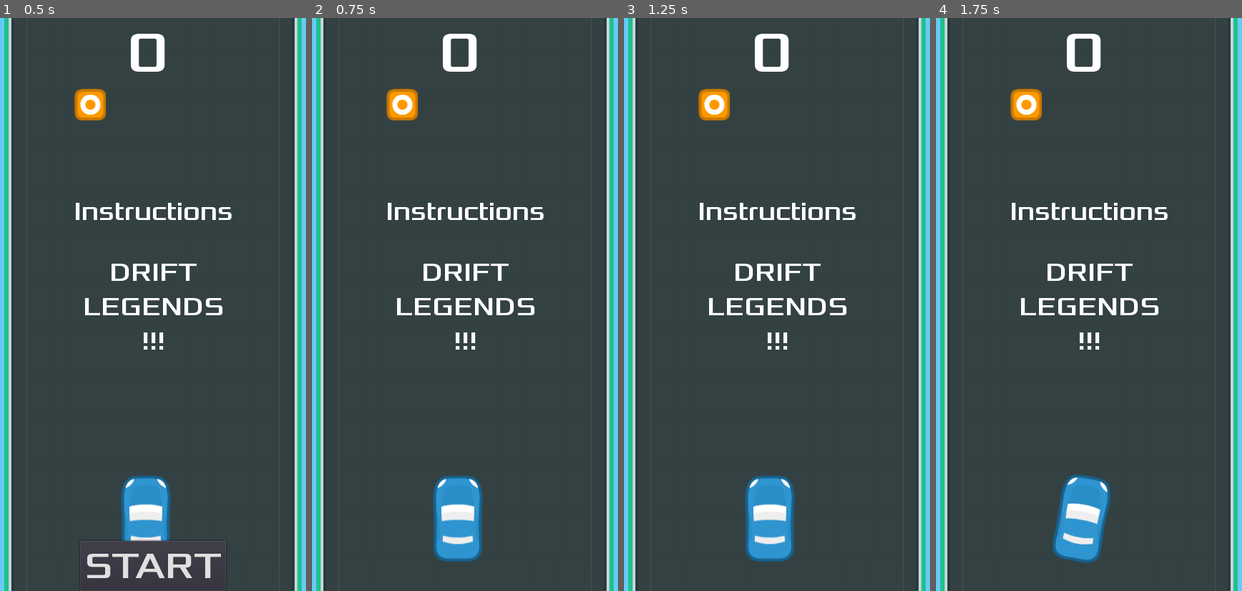
Above: before the commit, frames 1-4 (left to right).
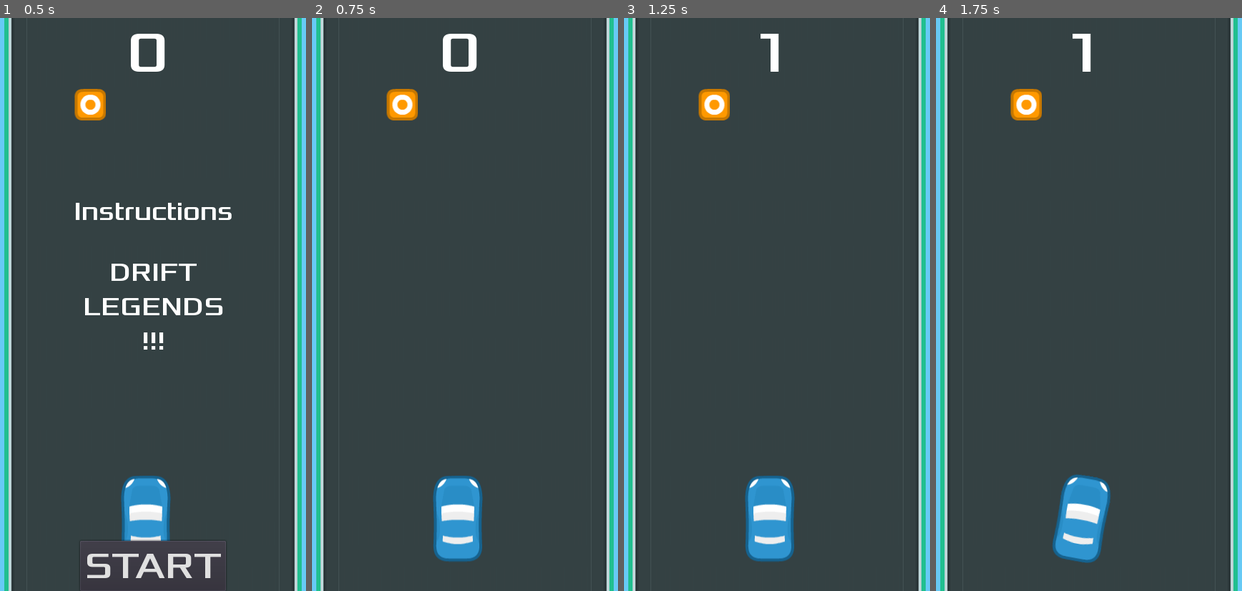
Above: after the commit, the same moments.

Repository: 20Deepshikha/final-project-gameteam
Game: Godot game, scene res://Game.tscn
The game is run twice, just before and just after one commit, with the same random seed, the same clock (stepped at 60 frames per second) and the same inputs.
Inputs:
- Up to frame 1 (0.5 s): no input
- Up to frame 2 (0.75 s): click "START" at 0.5 s
- Up to frame 3 (1.25 s): no input
- Up to frame 4 (1.75 s): tap Enter at 1.25 s; hold Right (ui_right) from 1.28 s (still down)

Frame 1 is identical in both runs. In frame 2, 1.8% of the frame differs, in the area x 24-76%, y 32-58%; in frame 3, 2.3%, in the area x 24-76%, y 2-58%; in frame 4, 2.3%.
Error before the commit: Parse Error: The identifier "score" isn't declared in the current scope. (res://Game.gd:37)

Commit message:
Updated the code

Diff:
--- a/Game.gd
+++ b/Game.gd
@@ -1,5 +1,5 @@
 extends Node2D
-
+var score: int
 
 # Declare member variables here. Examples:
 # var a = 2
@@ -55,7 +55,7 @@
 
 	# Pause the game and disable the player's movement
 	get_tree().paused = true
-	player.get_node("Movement").set_process(false)
+	#player.get_node("Movement").set_process(false)
 
 
 
